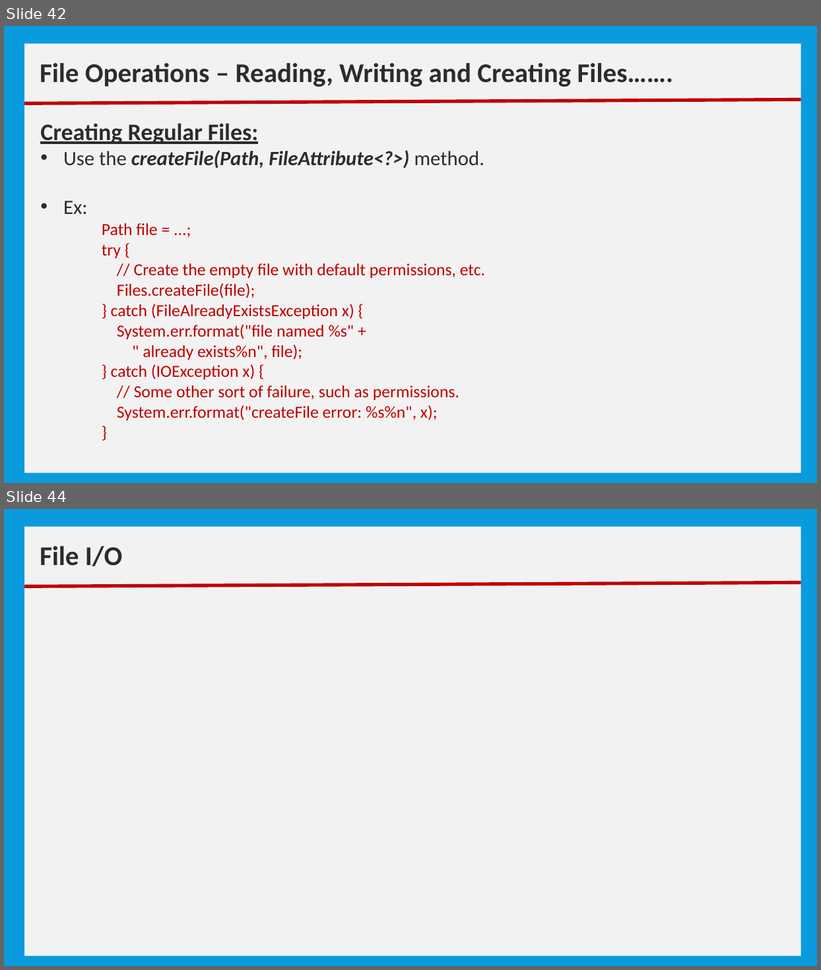
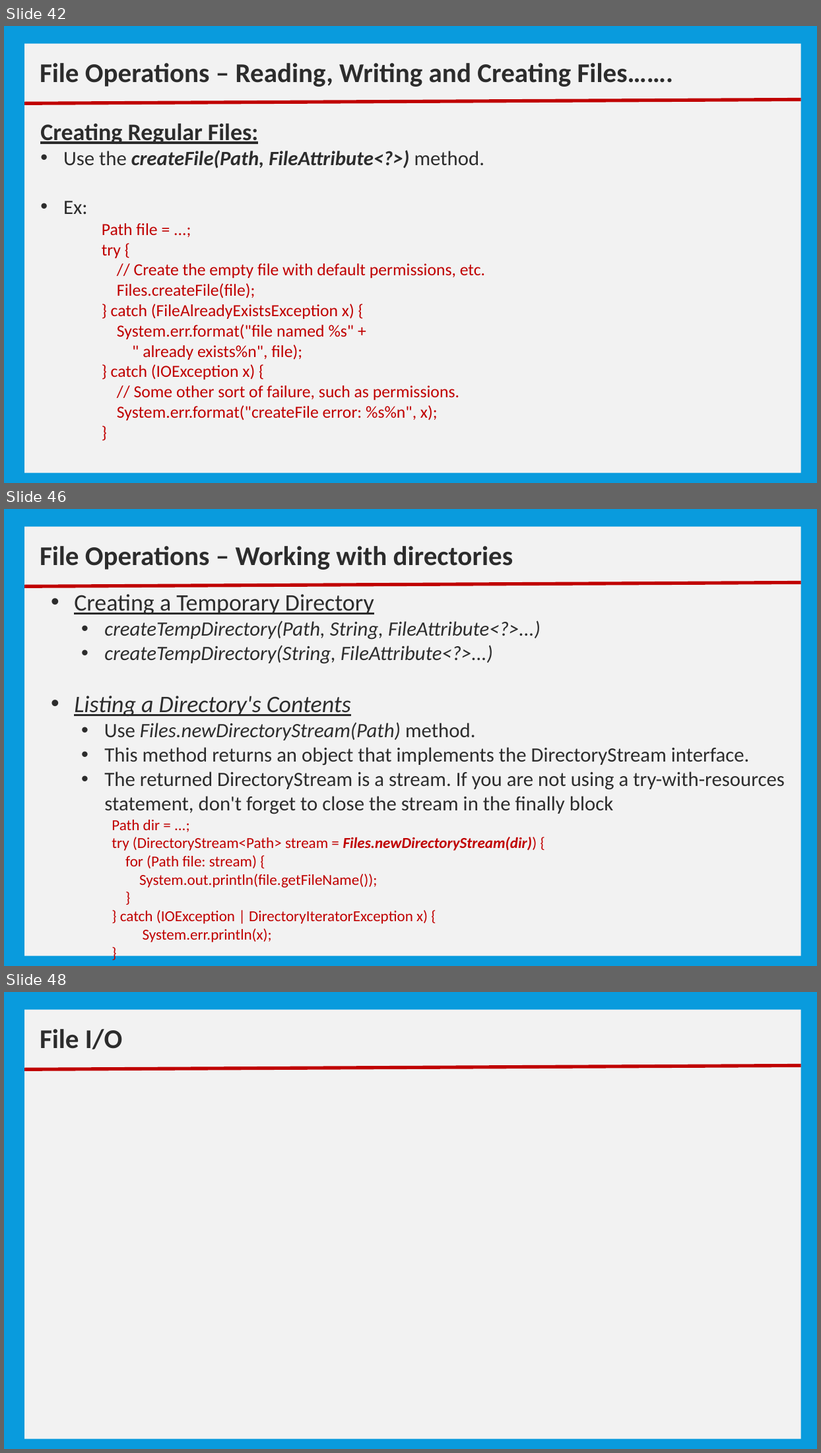
Before and after one commit to nmsgit1234/TechnicalDocs, a slide deck: training/core_java/10_Basic IO.pptx. Shown one above the other, each under a label of ours: slides 42 and 44 before the commit, slides 42, 46 and 48 after it; the slides between them are not shown. The pictures are 821x970 and 821x1453 pixels, drawn with LibreOffice and Linux fonts; fonts in the diff are those of the drawing. Boxes give left, top, right and bottom in pixels: in the first picture for what was removed or moved away, otherwise in the second. Text is boxed around its words. In the diff, an @@ line names an element or a change of style, - is before the commit and + after.

Commit message:
Updated for the managing directories.

```diff
--- a/training/core_java/10_Basic IO.pptx
+++ b/training/core_java/10_Basic IO.pptx
@@ slide 46 added at [4, 509, 817, 966], background #099BDD @@
@@ rectangle added at [24, 527, 801, 956], fill #F2F2F2 @@
@@ text added at [40, 546, 514, 570], 32 pt, text #2C2C2C, bold @@
+File Operations – Working with directories
@@ line added from (24, 586) to (801, 583), #C00000 4 pt @@
@@ text added at [74, 594, 785, 943], 24 pt, text #2C2C2C @@
+      • Creating a Temporary Directory
+        • createTempDirectory(Path, String, FileAttribute<?>...)
+        • createTempDirectory(String, FileAttribute<?>...)
+        • Listing a Directory's Contents
+          • Use Files.newDirectoryStream(Path) method.
+          • This method returns an object that implements the DirectoryStream interface.
+          • The returned DirectoryStream is a stream. If you are not using a try-with-resources statement, don't forget to close the stream in the finally block
+            Path dir = ...;
+            try (DirectoryStream<Path> stream = Files.newDirectoryStream(dir)) {
+            for (Path file: stream) {
+            System.out.println(file.getFileName());
+            }
+            } catch (IOException | DirectoryIteratorException x) {
+            System.err.println(x);
+            }
@@ what was slide 44 is now slide 48 @@
```
Also in this commit, not shown: 1 slide changed, 3 other slides added, 7 other files.
